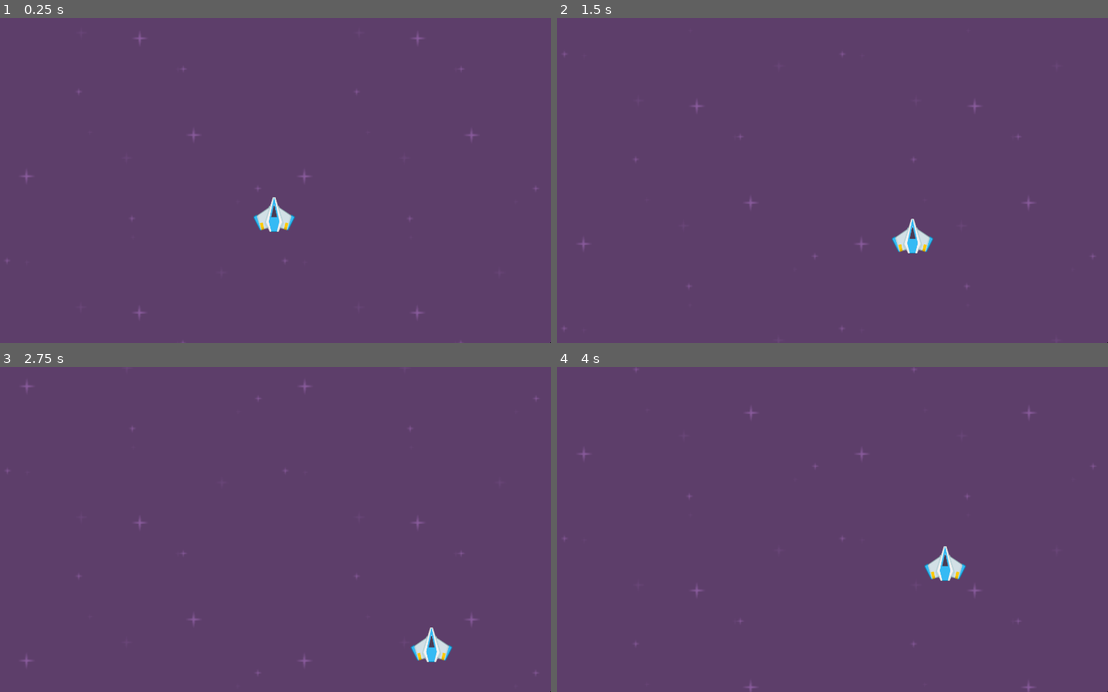
Above: before the commit, frames 1-4 (two rows, left to right).
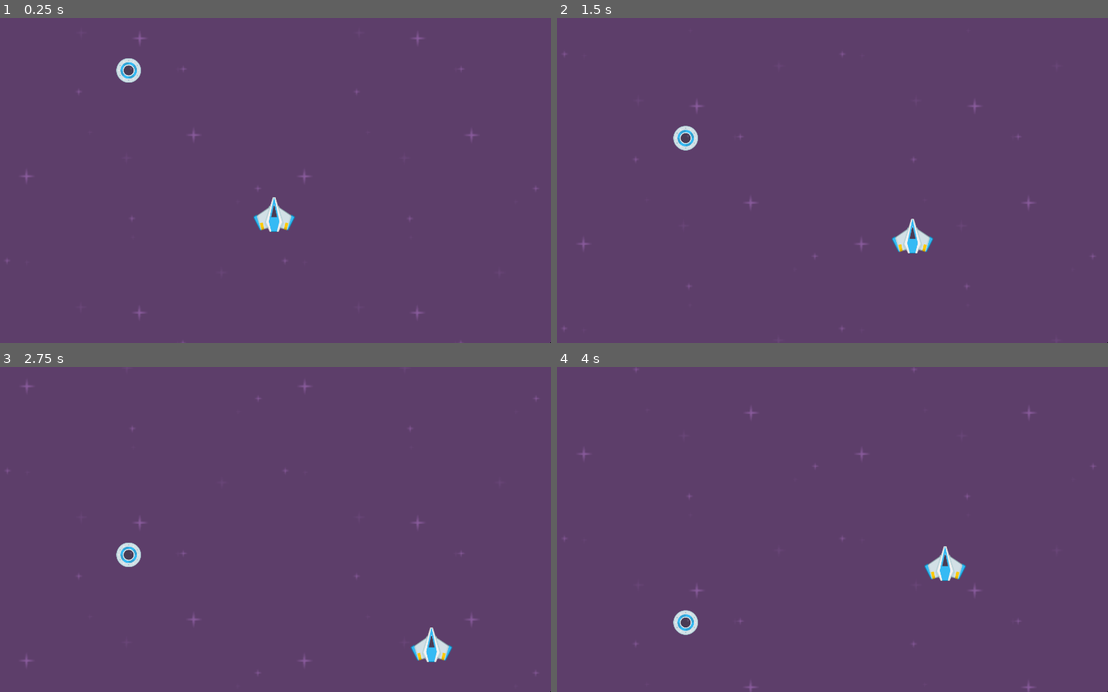
Above: after the commit, the same moments.

Repository: smokecastles/gameoff2018
Game: Godot game, scene res://Scenes/SpaceShooterTest/SpaceShooterTest.tscn
Same seed, same stepped clock (60 frames per second), same inputs: the game is played once before the commit and once after it.
Inputs:
- Up to frame 1 (0.25 s): no input
- Up to frame 2 (1.5 s): hold Right (ui_right) 0.53-1.28 s; hold Down (ui_down) from 1.28 s (still down)
- Up to frame 3 (2.75 s): release Down (ui_down) at 2.03 s; hold Right (ui_right) from 2.03 s (still down)
- Up to frame 4 (4 s): release Right (ui_right) at 2.78 s; hold Up (ui_up) 2.78-3.53 s; hold Left (ui_left) from 3.53 s (still down)

The runs differ from the first frame. In frame 1, 0.2% of the frame differs, in the area x 21-26%, y 12-20%; in frame 2, 0.2%, in the area x 21-26%, y 33-41%; in frame 3, 0.2%; in frame 4, 0.2%.

Commit message:
Base Enemy
Enemy Basic

Diff:
--- /dev/null
+++ b/Scenes/SpaceShooterTest/Enemy.gd
@@ -0,0 +1,15 @@
+extends Area2D
+
+export var velocity = Vector2()
+onready var size = get_node("Sprite").texture.get_size()
+
+func _ready():
+	set_process(true)
+	pass
+
+func _process(delta):
+	translate(velocity * delta)
+
+	if position.y >= get_viewport_rect().size.y + size.y:
+		queue_free()
+	pass
--- a/Scenes/SpaceShooterTest/SpaceShooterTest.tscn
+++ b/Scenes/SpaceShooterTest/SpaceShooterTest.tscn
@@ -1,11 +1,18 @@
-[gd_scene load_steps=6 format=2]
+[gd_scene load_steps=9 format=2]
 
 [ext_resource path="res://Sprites/purple.png" type="Texture" id=1]
 [ext_resource path="res://Scripts/Stars.gd" type="Script" id=2]
 [ext_resource path="res://Scripts/Ship.gd" type="Script" id=3]
 [ext_resource path="res://Sprites/playerShip2_blue.png" type="Texture" id=4]
+[ext_resource path="res://Scenes/SpaceShooterTest/Enemy.gd" type="Script" id=5]
+[ext_resource path="res://Sprites/ufoBlue.png" type="Texture" id=6]
 
 [sub_resource type="RectangleShape2D" id=1]
+
+custom_solver_bias = 0.0
+extents = Vector2( 10, 10 )
+
+[sub_resource type="RectangleShape2D" id=2]
 
 custom_solver_bias = 0.0
 extents = Vector2( 10, 10 )
@@ -74,7 +81,7 @@
 _sections_unfolded = [ "Offset", "Transform", "Z Index" ]
 velocity = Vector2( 0, 100 )
 
-[node name="Area2D" type="Area2D" parent="." index="1"]
+[node name="Ship" type="Area2D" parent="." index="1"]
 
 position = Vector2( 515.444, 364.98 )
 scale = Vector2( 3.9012, 3.24633 )
@@ -87,15 +94,42 @@
 audio_bus_name = "Master"
 script = ExtResource( 3 )
 
-[node name="CollisionShape2D" type="CollisionShape2D" parent="Area2D" index="0"]
+[node name="CollisionShape2D" type="CollisionShape2D" parent="Ship" index="0"]
 
 scale = Vector2( 0.999997, 1 )
 shape = SubResource( 1 )
 _sections_unfolded = [ "Transform", "Z Index" ]
 
-[node name="Sprite" type="Sprite" parent="Area2D" index="1"]
+[node name="Sprite" type="Sprite" parent="Ship" index="1"]
 
 position = Vector2( -0.347017, -0.703963 )
 scale = Vector2( 0.175439, 0.265563 )
 texture = ExtResource( 4 )
 _sections_unfolded = [ "Animation", "Material", "Offset", "Pause", "Transform", "Visibility", "Z Index" ]
+
+[node name="Enemy" type="Area2D" parent="." index="2"]
+
+position = Vector2( 246.065, 71.7691 )
+input_pickable = true
+gravity_vec = Vector2( 0, 1 )
+gravity = 98.0
+linear_damp = 0.1
+angular_damp = 1.0
+audio_bus_override = false
+audio_bus_name = "Master"
+script = ExtResource( 5 )
+_sections_unfolded = [ "Audio Bus", "Collision" ]
+velocity = Vector2( 0, 100 )
+
+[node name="CollisionShape2D" type="CollisionShape2D" parent="Enemy" index="0"]
+
+position = Vector2( 0.575173, 0.514295 )
+scale = Vector2( 2.38086, 2.41219 )
+shape = SubResource( 2 )
+_sections_unfolded = [ "Transform" ]
+
+[node name="Sprite" type="Sprite" parent="Enemy" index="1"]
+
+scale = Vector2( 0.5, 0.5 )
+texture = ExtResource( 6 )
+_sections_unfolded = [ "Transform" ]
Binary file added: Sprites/ufoBlue.png
Not shown, added: Sprites/ufoBlue.png.import
Binary file added: Sprites/ufoGreen.png
Not shown, added: Sprites/ufoGreen.png.import
Binary file added: Sprites/ufoRed.png
Not shown, added: Sprites/ufoRed.png.import
Binary file added: Sprites/ufoYellow.png
Not shown, added: Sprites/ufoYellow.png.import
